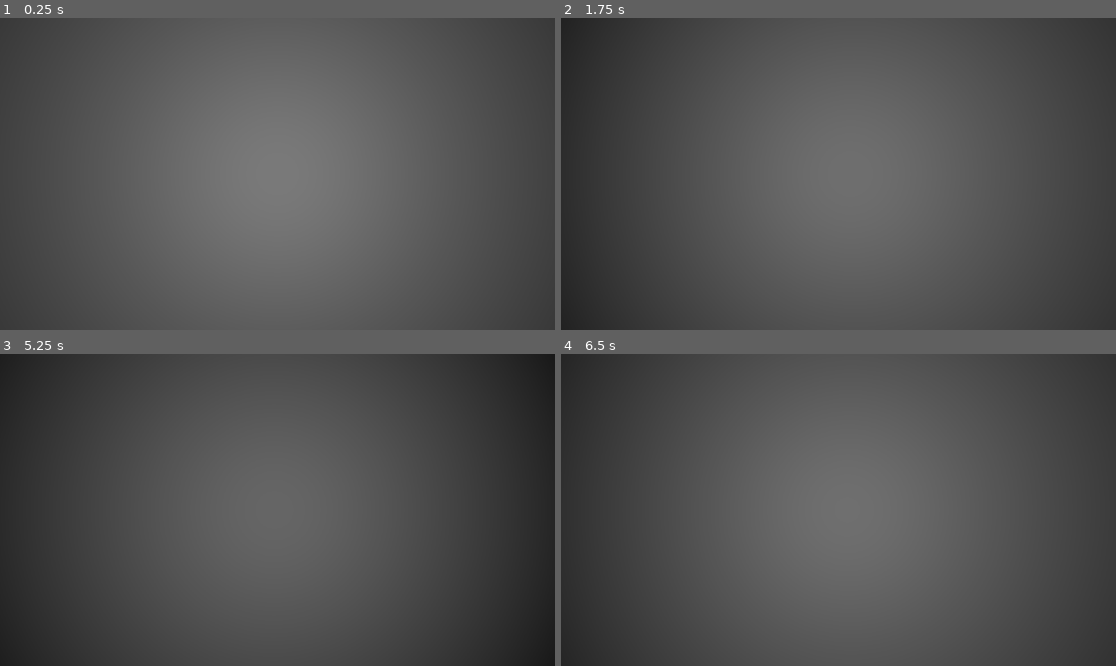
Above: before the commit, frames 1-4 (two rows, left to right).
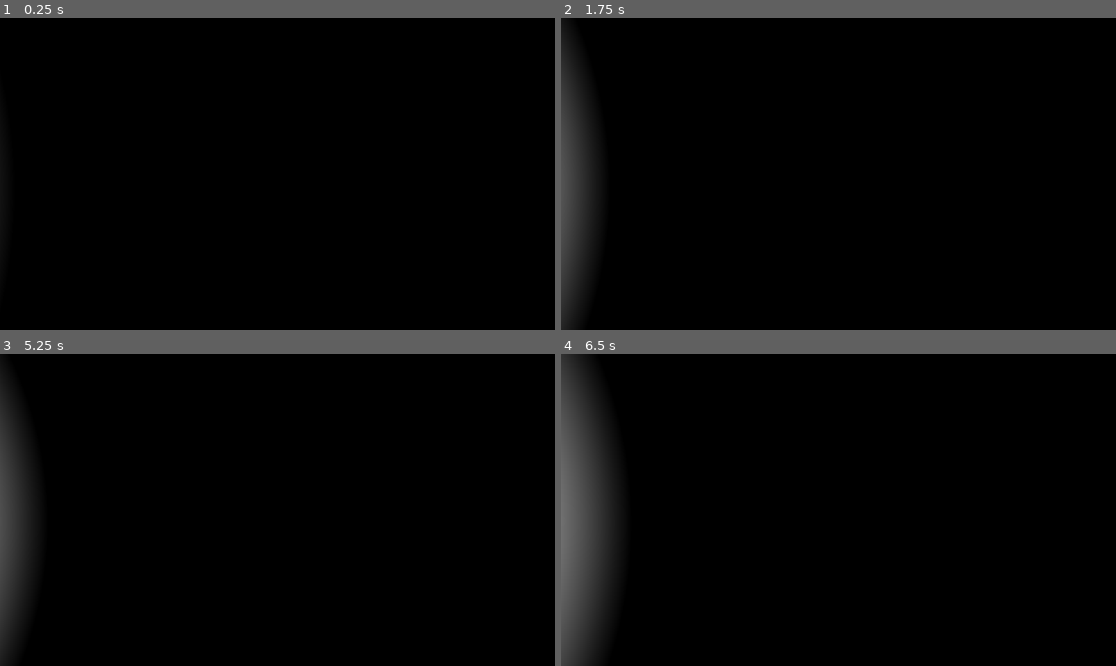
Above: after the commit, the same moments.

Repository: Nightshade2023/SkaggzysBasics
Game: Godot game, scene res://Scenes/World.tscn
Same seed, same stepped clock (60 frames per second), same inputs: the game is played once before the commit and once after it. The project has no main scene, so this scene is started directly.
Inputs (mouse positions are in pixels of both pictures, inside the frame that each line leads up to):
- Up to frame 1 (0.25 s): no input
- Up to frame 2 (1.75 s): tap Enter at 0.5 s; move the mouse to (866, 174) at 0.52 s; tap A (A) at 0.6 s; tap D (D) at 0.8, 1.35 s; tap Space at 1.25 s; move the mouse to (810, 174) at 1.27 s; tap S (S) at 1.55 s
- Up to frame 3 (5.25 s): tap Enter at 2, 3.5 s; move the mouse to (288, 503) at 2.02 s; tap S (S) at 2.1, 4.55, 5.1 s; tap W (W) at 2.3, 2.85 s; tap Space at 2.75, 4.25 s; move the mouse to (271, 516) at 2.77 s; tap A (A) at 3.05, 3.6 s; move the mouse to (316, 513) at 3.52 s; tap D (D) at 3.8, 4.35 s; move the mouse to (233, 506) at 4.27 s; move the mouse to (283, 510) at 5.02 s
- Up to frame 4 (6.5 s): tap W (W) at 5.3 s; move the mouse to (816, 503) at 5.77 s; tap Shift (SHIFT) at 5.85 s; tap A (A) at 6.05 s

The runs differ from the first frame. In frame 1, 100% of the frame differs, in the area x 0-100%, y 0-100%; in frame 2, 96%; in frame 3, 96%; in frame 4, 95%.

Commit message:
light work

Diff:
--- /dev/null
+++ b/Scenes/Notebook.tscn
@@ -0,0 +1,14 @@
+[gd_scene load_steps=3 format=3 uid="uid://ou3kawihl3qk"]
+
+[ext_resource type="Texture2D" uid="uid://vdr2ct32fo6v" path="res://Assets/notebook.png" id="1_vmhse"]
+
+[sub_resource type="BoxShape3D" id="BoxShape3D_5vs7e"]
+
+[node name="Area3D" type="Area3D"]
+
+[node name="CollisionShape3D" type="CollisionShape3D" parent="."]
+shape = SubResource("BoxShape3D_5vs7e")
+
+[node name="Sprite3D" type="Sprite3D" parent="."]
+transform = Transform3D(0.3, 0, 0, 0, 0.285317, 0.0927051, 0, -0.0927051, 0.285317, 0, 0, 0)
+texture = ExtResource("1_vmhse")
--- a/Scenes/Player.tscn
+++ b/Scenes/Player.tscn
@@ -20,6 +20,4 @@
 
 [node name="Stamina Recharge" type="Timer" parent="."]
 
-[node name="OmniLight3D" type="OmniLight3D" parent="."]
-
 [connection signal="timeout" from="Stamina Recharge" to="." method="_on_stamina_recharge_timeout"]
--- /dev/null
+++ b/Scenes/WallDoor.tscn
@@ -0,0 +1,31 @@
+[gd_scene load_steps=2 format=3 uid="uid://byb2o24voam5x"]
+
+[sub_resource type="BoxShape3D" id="BoxShape3D_paqnk"]
+size = Vector3(9, 1, 1)
+
+[node name="StaticBody3D" type="StaticBody3D"]
+transform = Transform3D(1, 0, 0, 0, 1, 0, 0, 0, 1, 0, 2.5, 0)
+
+[node name="CSGBox3D" type="CSGBox3D" parent="."]
+transform = Transform3D(1, 0, 0, 0, 1, 0, 0, 0, 1, 5.5, 0, 0)
+size = Vector3(9, 5, 1)
+
+[node name="CSGBox3D2" type="CSGBox3D" parent="."]
+transform = Transform3D(1, 0, 0, 0, 1, 0, 0, 0, 1, -5.5, 0, 0)
+size = Vector3(9, 5, 1)
+
+[node name="CSGBox3D3" type="CSGBox3D" parent="."]
+transform = Transform3D(1, 0, 0, 0, 1, 0, 0, 0, 1, -0.373017, 1.98348, -0.00942087)
+size = Vector3(9, 1, 1)
+
+[node name="CollisionShape3D" type="CollisionShape3D" parent="."]
+transform = Transform3D(1, 0, 0, 0, 1, 0, 0, 0, 1, 5.5, 0, 0)
+shape = SubResource("BoxShape3D_paqnk")
+
+[node name="CollisionShape3D2" type="CollisionShape3D" parent="."]
+transform = Transform3D(1, 0, 0, 0, 1, 0, 0, 0, 1, -5.5, 0, 0)
+shape = SubResource("BoxShape3D_paqnk")
+
+[node name="CollisionShape3D3" type="CollisionShape3D" parent="."]
+transform = Transform3D(1, 0, 0, 0, 1, 0, 0, 0, 1, 0, 2, 0)
+shape = SubResource("BoxShape3D_paqnk")
--- a/Scenes/WallEmpty.tscn
+++ b/Scenes/WallEmpty.tscn
@@ -11,3 +11,11 @@
 
 [node name="CollisionShape3D" type="CollisionShape3D" parent="."]
 shape = SubResource("BoxShape3D_sxncl")
+
+[node name="OmniLight3D" type="OmniLight3D" parent="."]
+transform = Transform3D(1, 0, 0, 0, 1, 0, 0, 0, 1, 0, 0, -3)
+light_energy = 10.0
+
+[node name="OmniLight3D2" type="OmniLight3D" parent="."]
+transform = Transform3D(1, 0, 0, 0, 1, 0, 0, 0, 1, 0, 0, 3.3257)
+light_energy = 10.0
--- a/Scenes/World.tscn
+++ b/Scenes/World.tscn
@@ -1,7 +1,9 @@
-[gd_scene load_steps=4 format=3 uid="uid://bqbjsyv5p3f3o"]
+[gd_scene load_steps=6 format=3 uid="uid://bqbjsyv5p3f3o"]
 
 [ext_resource type="PackedScene" uid="uid://dr71lss0wqp0o" path="res://Scenes/Player.tscn" id="1_j11se"]
 [ext_resource type="PackedScene" uid="uid://mlu3ejfj3p3l" path="res://Scenes/WallEmpty.tscn" id="2_vi58w"]
+[ext_resource type="PackedScene" uid="uid://byb2o24voam5x" path="res://Scenes/WallDoor.tscn" id="3_incg6"]
+[ext_resource type="PackedScene" uid="uid://ou3kawihl3qk" path="res://Scenes/Notebook.tscn" id="4_2n0hc"]
 
 [sub_resource type="PlaneMesh" id="PlaneMesh_ro3md"]
 size = Vector2(200, 200)
@@ -27,23 +29,38 @@
 [node name="StaticBody3D" parent="." instance=ExtResource("2_vi58w")]
 transform = Transform3D(1, 0, 0, 0, 1, 0, 0, 0, 1, 90, 2.5, 8)
 
+[node name="StaticBody3D10" parent="." instance=ExtResource("2_vi58w")]
+transform = Transform3D(1, 0, 0, 0, 1, 0, 0, 0, 1, 70.6664, 2.5, -16.9513)
+
 [node name="StaticBody3D2" parent="." instance=ExtResource("2_vi58w")]
 transform = Transform3D(1, 0, 0, 0, 1, 0, 0, 0, 1, 90, 2.5, 2)
 
 [node name="StaticBody3D3" parent="." instance=ExtResource("2_vi58w")]
 transform = Transform3D(-4.37114e-08, 0, 1, 0, 1, 0, -1, 0, -4.37114e-08, 80.4074, 2.52453, 17.5865)
 
-[node name="StaticBody3D5" parent="." instance=ExtResource("2_vi58w")]
-transform = Transform3D(-4.37114e-08, 0, 1, 0, 1, 0, -1, 0, -4.37114e-08, 72.544, 2.52453, 17.5933)
-
 [node name="StaticBody3D7" parent="." instance=ExtResource("2_vi58w")]
 transform = Transform3D(-4.37114e-08, 0, 1, 0, 1, 0, -1, 0, -4.37114e-08, 53.4313, 2.52453, -1.76731)
+
+[node name="StaticBody3D12" parent="." instance=ExtResource("2_vi58w")]
+transform = Transform3D(-4.37114e-08, 0, 1, 0, 1, 0, -1, 0, -4.37114e-08, 53.4313, 2.52453, 17.433)
 
 [node name="StaticBody3D8" parent="." instance=ExtResource("2_vi58w")]
 transform = Transform3D(-4.37114e-08, 0, 1, 0, 1, 0, -1, 0, -4.37114e-08, 60.8918, 2.52453, -7.45116)
 
-[node name="StaticBody3D4" parent="." instance=ExtResource("2_vi58w")]
-transform = Transform3D(1, 0, 0, 0, 1, 0, 0, 0, 1, 70.2887, 2.5311, 2.03864)
+[node name="StaticBody3D9" parent="." instance=ExtResource("2_vi58w")]
+transform = Transform3D(-4.37114e-08, 0, 1, 0, 1, 0, -1, 0, -4.37114e-08, 80.1494, 2.52453, -7.45116)
 
 [node name="StaticBody3D6" parent="." instance=ExtResource("2_vi58w")]
 transform = Transform3D(1, 0, 0, 0, 1, 0, 0, 0, 1, 63.0906, 2.53111, 7.79075)
+
+[node name="StaticBody3D11" parent="." instance=ExtResource("2_vi58w")]
+transform = Transform3D(1, 0, 0, 0, 1, 0, 0, 0, 1, 63.0906, 2.53111, 27.1281)
+
+[node name="StaticBody3D4" parent="." instance=ExtResource("3_incg6")]
+transform = Transform3D(1, 0, 0, 0, 1, 0, 0, 0, 1, 70.3902, 2.51667, 1.97767)
+
+[node name="StaticBody3D5" parent="." instance=ExtResource("3_incg6")]
+transform = Transform3D(-4.37114e-08, 0, 1, 0, 1, 0, -1, 0, -4.37114e-08, 72.5739, 2.5668, 17.5464)
+
+[node name="Area3D" parent="." instance=ExtResource("4_2n0hc")]
+transform = Transform3D(0.142629, 0, 0.989776, 0, 1, 0, -0.989776, 0, 0.142629, 64, 3, 18)
Binary file added: Assets/notebook.png
Not shown, added: Assets/notebook.png.import
Binary file added: Assets/notebook.webp
Not shown, added: Assets/notebook.webp.import
Not shown, added: Assets/notebook.webp-autosave.kra
